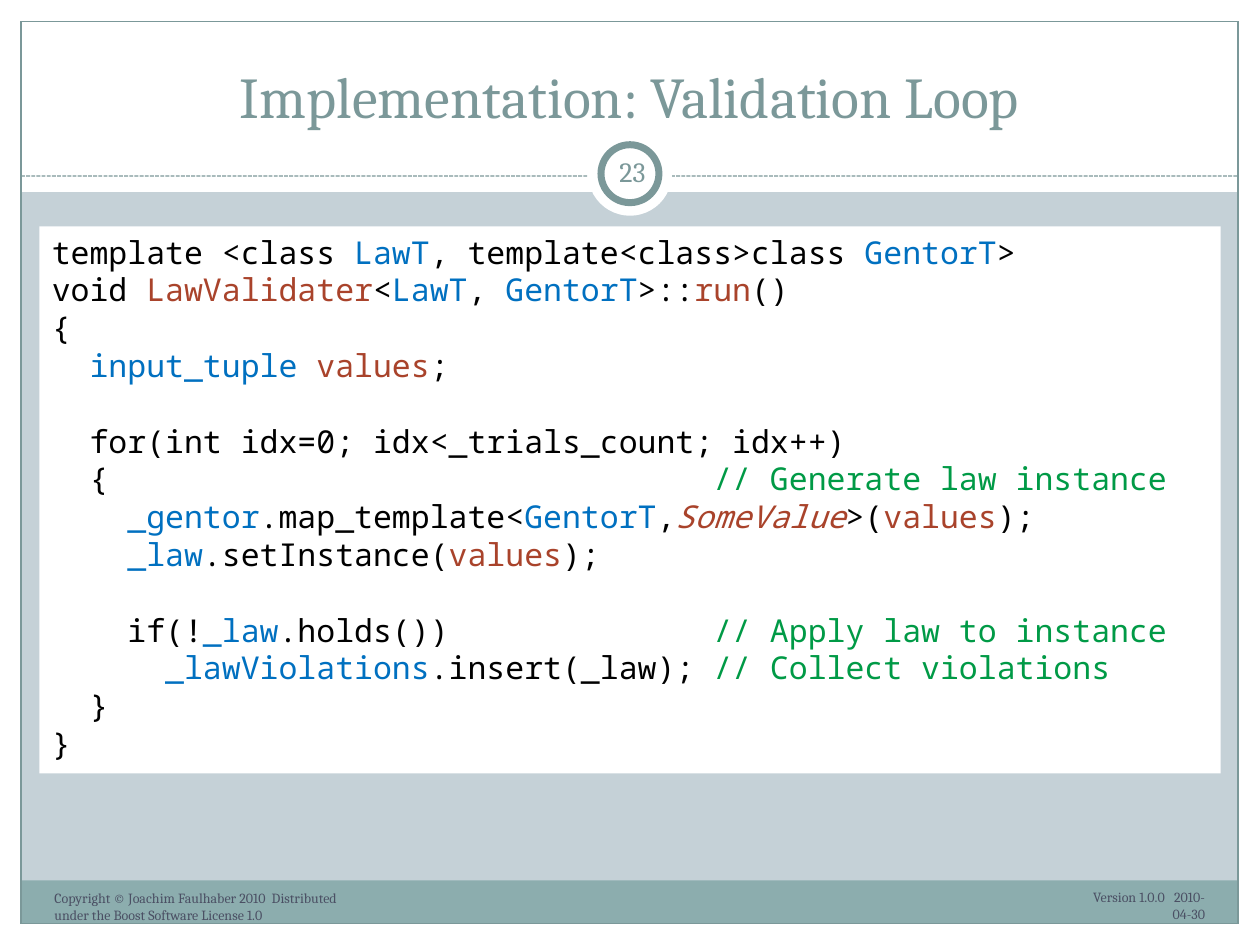
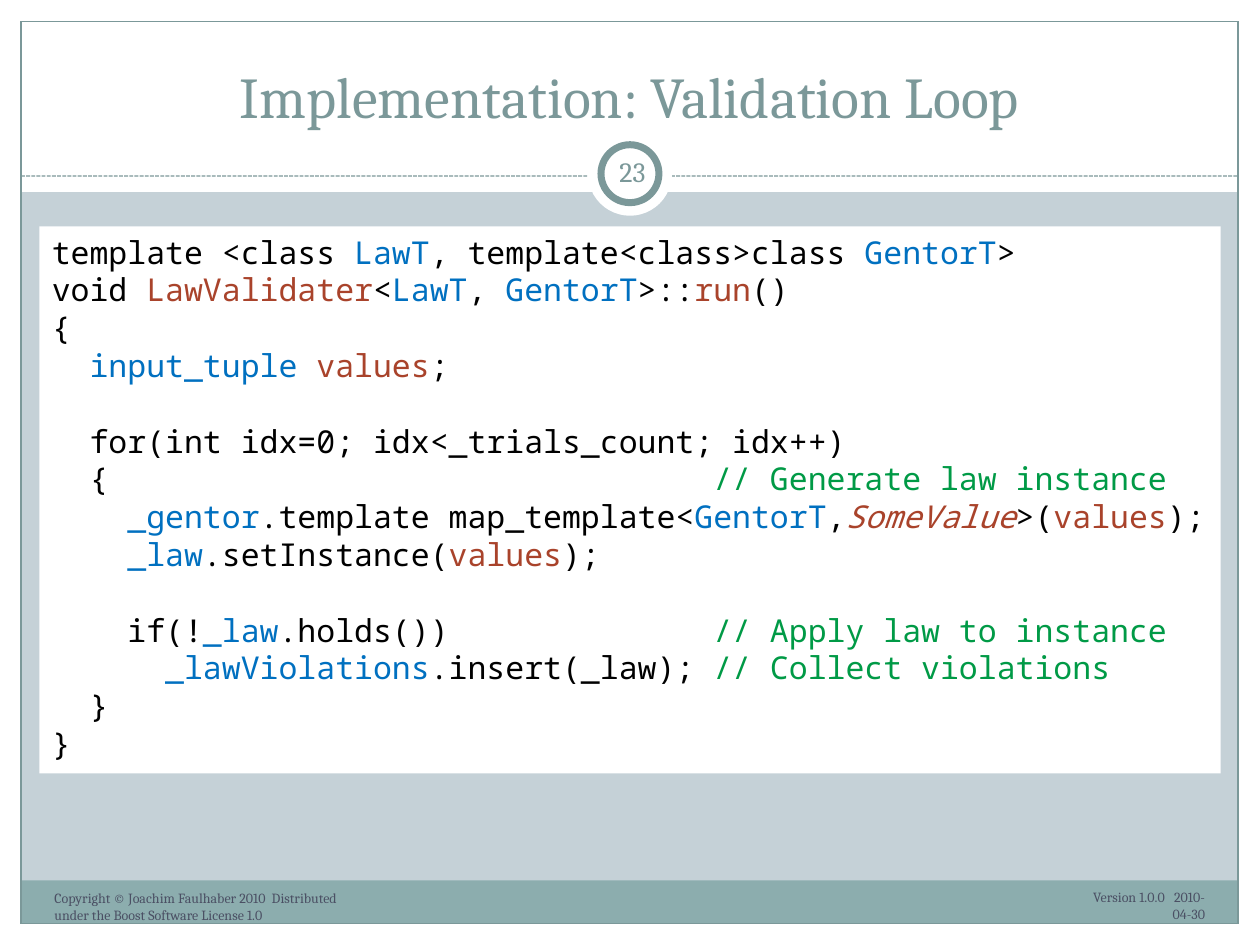
Before and after one commit to ryppl/boost-history, a slide deck: slide 23 of itl/libs/validate/doc/boostcon2010/BoostAlabaster.pptx. Drawn at 1260x945 pixels with LibreOffice and Linux fonts; fonts in the diff are those of the drawing. Boxes give left, top, right and bottom in pixels: in the first picture for what was removed or moved away, otherwise in the second. Text is boxed around its words. In the diff, an @@ line names an element or a change of style, - is before the commit and + after.

```diff
--- a/itl/libs/validate/doc/boostcon2010/BoostAlabaster.pptx
+++ b/itl/libs/validate/doc/boostcon2010/BoostAlabaster.pptx
@@ text in rectangle at bbox=[127, 504, 1205, 536]: text changed @@
-_gentor.map_template<GentorT,SomeValue>(values);
+_gentor.template map_template<GentorT,SomeValue>(values);
```
Also in this commit, not shown: 2 other slides changed, 1 other file.
